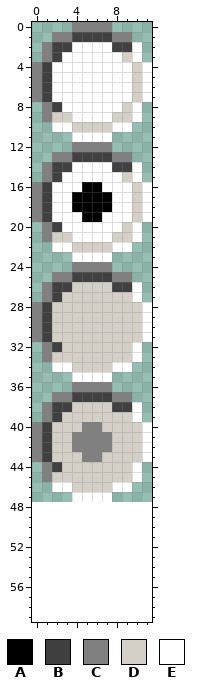
A pixel-art sprite gets an edit: projects/ngx-os/src/lib/themes/win98/icon/win98_radio-button.png. The first picture shows the starting point.
The file is 12x48 pixels. Colours within 5 levels of each other are drawn and written as one. The old version is drawn lined up with the new one, on the new canvas.
Palette (. is transparent): A #000000  B #404040  C #808080  D #d4d0c8  E #ffffff
Pixels before, first column x 0:
 0 ....CCCC....
 1 ..CCBBBBCC..
 2 .CBBEEEEBBE.
 3 .CBEEEEEEDE.
 4 CBEEEEEEEEDE
 5 CBEEEEEEEEDE
 6 CBEEEEEEEEDE
 7 CBEEEEEEEEDE
 8 .CBEEEEEEDE.
 9 .CDDEEEEDDE.
10 ..EEDDDDEE..
11 ....EEEE....
12 ....CCCC....
13 ..CCBBBBCC..
14 .CBBEEEEBBE.
15 .CBEEEEEEDE.
16 CBEEEAAEEEDE
17 CBEEAAAAEEDE
18 CBEEAAAAEEDE
19 CBEEEAAEEEDE
20 .CBEEEEEEDE.
21 .CDDEEEEDDE.
22 ..EEDDDDEE..
23 ....EEEE....
24 ....CCCC....
25 ..CCBBBBCC..
26 .CBBDDDDBBE.
27 .CBDDDDDDDE.
28 CBDDDDDDDDDE
29 CBDDDDDDDDDE
30 CBDDDDDDDDDE
31 CBDDDDDDDDDE
32 .CBDDDDDDDE.
33 .CDDDDDDDDE.
34 ..EEDDDDEE..
35 ....EEEE....
36 ....CCCC....
37 ..CCBBBBCC..
38 .CBBDDDDBBE.
39 .CBDDDDDDDE.
40 CBDDDCCDDDDE
41 CBDDCCCCDDDE
42 CBDDCCCCDDDE
43 CBDDDCCDDDDE
44 .CBDDDDDDDE.
45 .CDDDDDDDDE.
46 ..EEDDDDEE..
47 ....EEEE....
The result:
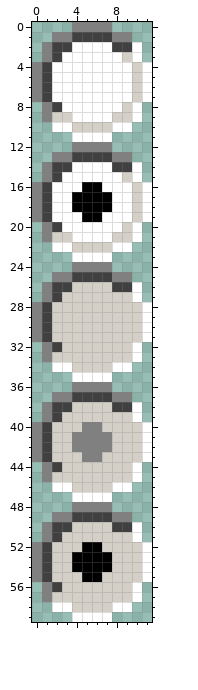
What changed:
canvas 12x48 -> 12x60
Changed rows in their new state; - is an unchanged pixel.
first column x 0:
48 ----CCCC----
49 --CCBBBBCC--
50 -CBBDDDDBBE-
51 -CBDDDDDDDE-
52 CBDDDAADDDDE
53 CBDDAAAADDDE
54 CBDDAAAADDDE
55 CBDDDAADDDDE
56 -CBDDDDDDDE-
57 -CDDDDDDDDE-
58 --EEDDDDEE--
59 ----EEEE----
Pixel boxes of the changes (left, top, right, bottom) in both pictures:
added: (32, 502, 152, 622)
